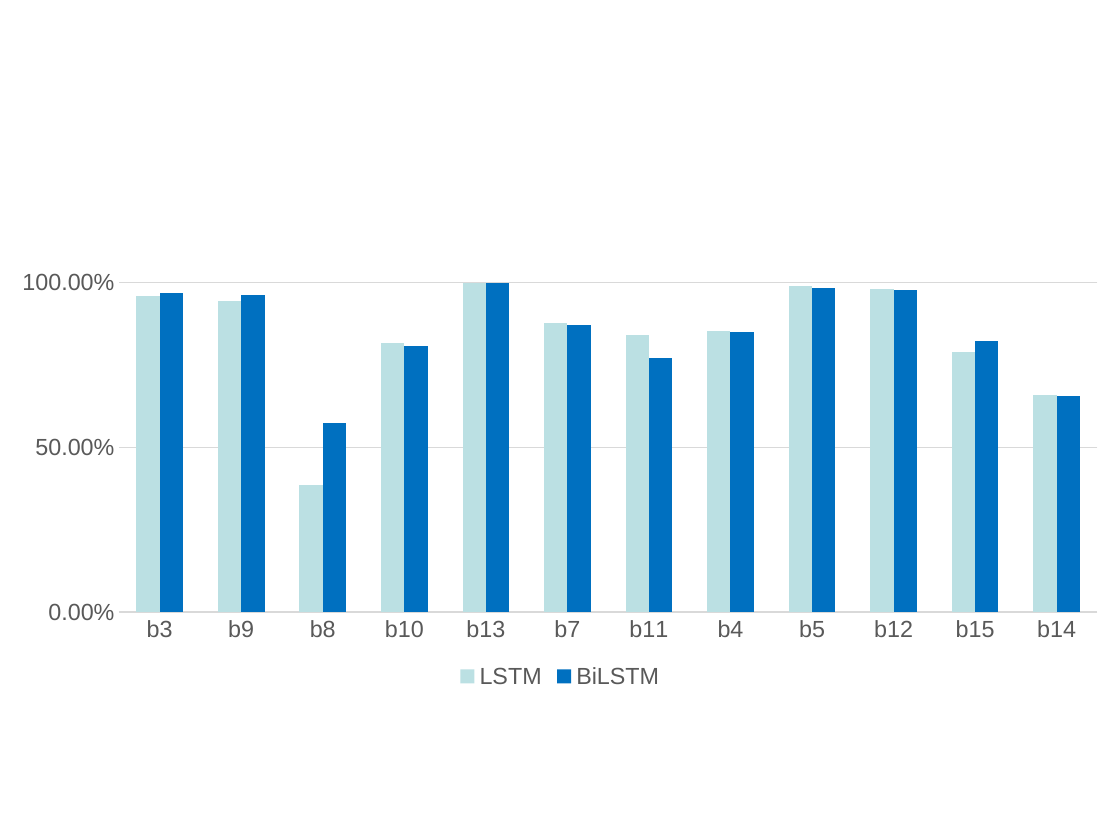
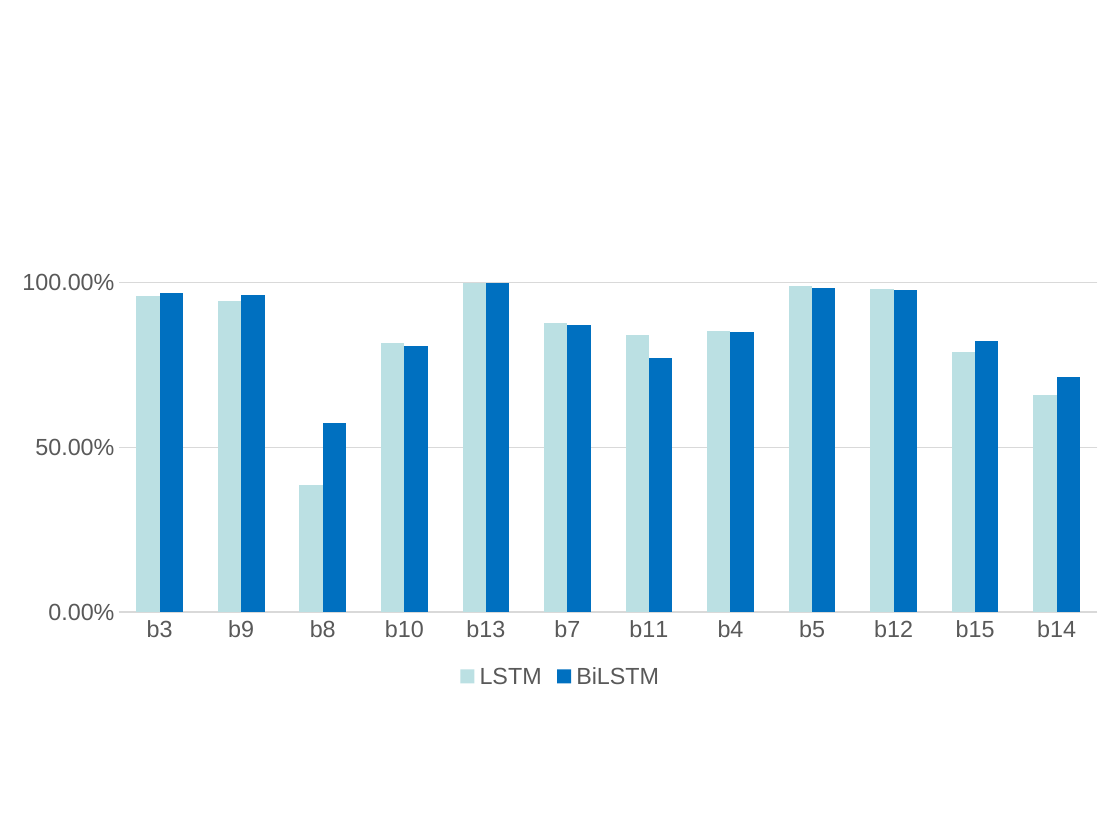
Before and after one commit to acada-sjtu/LSTM-IF-detection, a slide deck: slide 20 of Result.pptx. Drawn at 1120x840 pixels with LibreOffice and Linux fonts; fonts in the diff are those of the drawing; background and template pictures are left out. Boxes give left, top, right and bottom in pixels: in the first picture for what was removed or moved away, otherwise in the second. Text is boxed around its words. In the diff, an @@ line names an element or a change of style, - is before the commit and + after.

```diff
--- a/Result.pptx
+++ b/Result.pptx
@@ column chart at [0, 261, 1120, 693] @@
@@ BiLSTM, b14: 0.66 to 0.71 @@
```
Also in this commit, not shown: 1 other slide changed.
